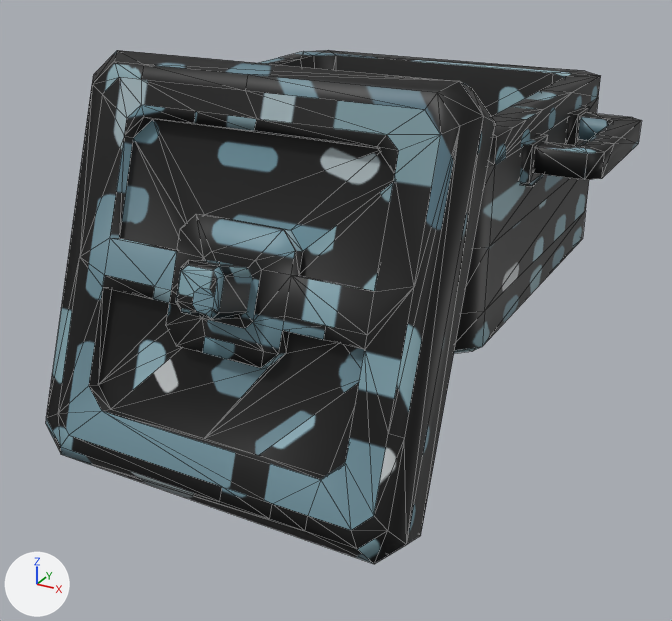
Before and after pictures for a commit that changed the FBX model Reference/Resource/Mesh/Animation/Basecamp/BC_cauldron03_idle.fbx.
Both versions are drawn from a 50 mm lens placed at (0.0461, -0.0936, 0.0535), pointed at (0.0011, -0.0118, 0.0126). Every picture has the same lights, and +X, +Y and +Z are marked at lower left. Mesh edges are drawn as thin lines. Where no turn or scale is listed for an object, it has been applied to the vertices. Vertices at the same position are counted once.

The scene before the commit, as lines of its bpy script (objects in view):
```python
me_model03 = bpy.data.meshes.new('model03')
me_model03.from_pydata(...)  # 180 vertices, 308 faces; spans x -0.0271..0.0271, y -0.02..0.02, z -0.0003..0.021
me_model03.materials.append(mat_lambert1)  # picture img_bc_cauldron03_idle_png
me_model03_1 = bpy.data.meshes.new('model03 1')
me_model03_1.from_pydata(...)  # 164 vertices, 314 faces; spans x -2.05..2.05, y -0.47..0.47, z -2.05..2.05
me_model03_1.materials.append(mat_lambert1)  # picture img_bc_cauldron03_idle_png
ob_model03 = bpy.data.objects.new('model03', me_model03)
ob_model03.location = (0.0, 0.0, 0.014)
ob_model03_1 = bpy.data.objects.new('model03 1', me_model03_1)
ob_model03_1.parent = ob_pot_cap
ob_model03_1.location = (0.0, -0.0604, 0.0)
ob_pot_cap = bpy.data.objects.new('pot_cap', None)
ob_pot_cap.parent = ob_pot_group
ob_pot_cap.location = (0.0, -0.732, 3.063)
ob_pot_cap.rotation_euler = (1.222, 0.0, 0.0)  # degrees (70, 0, 0)
```
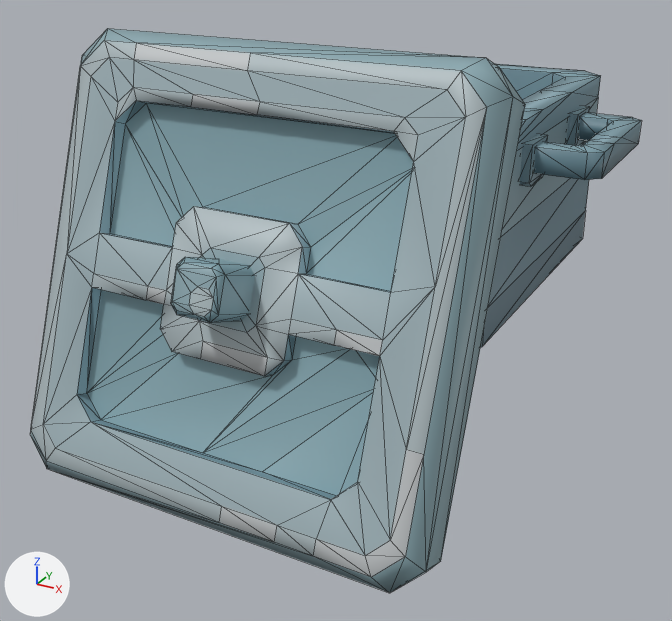
ob_pot_cap is not drawn itself; it is the parent of ob_model03_1.

The change, as a diff of the scene's bpy script:
```diff
--- a/Reference/Resource/Mesh/Animation/Basecamp/BC_cauldron03_idle.fbx.py
+++ b/Reference/Resource/Mesh/Animation/Basecamp/BC_cauldron03_idle.fbx.py
@@ me_model03 @@
 me_model03.from_pydata(...)  # 180 vertices, 308 faces; spans x -0.0271..0.0271, y -0.02..0.02, z -0.0003..0.021
 # used by ob_model03
+# me_model03 part 1: texture (UV) coordinates of 308 of 308 faces, centred in x -0.0271..0.0271, y -0.02..0.02, z -0.0003..0.021, changed; they spanned u 0.0..0.99, v 0.0..0.99 and now span u 0.02..0.95, v 0.02..0.97
 me_model03.materials.append(mat_lambert1)
@@ me_model03_1 @@
 me_model03_1.from_pydata(...)  # 164 vertices, 314 faces; spans x -2.05..2.05, y -0.47..0.47, z -2.05..2.05
 # used by ob_model03_1
+# me_model03_1 part 2: texture (UV) coordinates of 314 of 314 faces, centred in x -2.05..2.05, y -0.47..0.47, z -2.05..2.05, changed; they spanned u 0.0..1.0, v 0.0..0.95 and now span u 0.02..0.98, v 0.02..0.98
 me_model03_1.materials.append(mat_lambert1)
@@ ob_pot_cap @@
 ob_pot_cap.rotation_euler = (1.222, 0.0, 0.0)  # degrees (70, 0, 0)
+ob_pot_cap.scale = (1.1, 1.1, 1.1)
```

Location of each change, [x1, y1, x2, y2] in pixels of the pictures (672 x 621 px):
'model03 1', surface changed, rescaled (10% wider, 10% taller): before [46, 50, 496, 564]; after [31, 29, 525, 593]
part 1 of me_model03, surface changed (black to cyan): before [259, 50, 641, 353]; after [481, 64, 641, 347]
